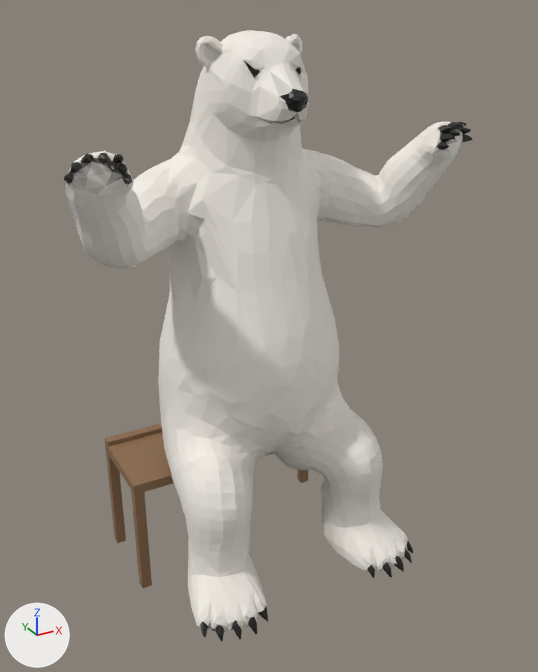
Before and after pictures for a commit that changed the glTF model assets/models/polar-bear/polar-bear-tpose.rig.glb.
Camera for both pictures: a camera (50 mm lens) standing at (-0.601, -1.162, 1.096) and looking at (0.011, -0.048, 0.539). The lights are fixed; the arrows at lower left show +X, +Y and +Z. The picture after the commit comes second. Vertices at exactly the same position are counted once.

Objects in the first picture: 'Polar Bear.001', 'bench'.
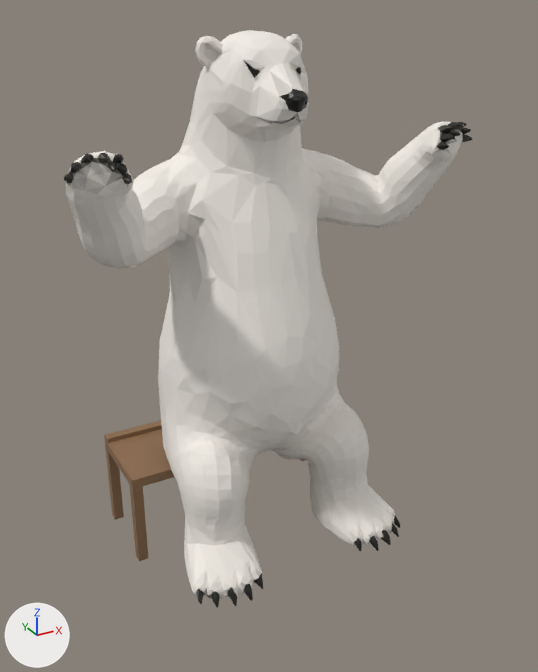
The newer file is also turned or shifted as a whole; pictures and numbers use the older file's frame.

Location of each change, [x1, y1, x2, y2] in pixels of the pictures (538 x 672 px; the box of a moved part takes in the faces that stretch with it):
'Polar Bear.001', reshaped
    before: [64, 30, 472, 641]
    after: [64, 30, 472, 607]
'bench', reshaped (14% shorter)
    before: [104, 423, 308, 588]
    after: [104, 420, 306, 561]
part 1 of me_bench, moved or reshaped
    before: [104, 423, 162, 446]
    after: [104, 420, 162, 443]
part 2 of me_bench, moved or reshaped
    before: [106, 451, 308, 543]
    after: [105, 447, 306, 520]
part 3 of me_bench, moved or reshaped
    before: [105, 432, 273, 495]
    after: [105, 429, 174, 489]
part 4 of me_bench, moved or reshaped
    before: [131, 490, 152, 588]
    after: [130, 486, 148, 561]
part 5 of me_polar_bear, moved or reshaped
    before: [158, 300, 413, 641]
    after: [158, 300, 400, 607]

Edits to the bpy script that builds the scene:
```text
Change me_bench:
    used by ob_bench; location = (0.0, 0.0, 0.0)
    remove me_bench.from_pydata(...)  # 42 vertices, 72 faces; spans x -0.25..0.25, y 0.017..0.2, z 0.0..0.263
    add me_bench.from_pydata(...)  # 42 vertices, 72 faces; spans x -0.25..0.25, y 0.025..0.2, z 0.064..0.271
    me_bench part 1: all 16 vertices in x -0.25..0.25, y 0.18..0.2, z 0.233..0.263 are moved by (0.0, 0.0, 0.008)
    me_bench part 2: all 8 vertices in x -0.25..0.25, y 0.18..0.2, z 0.0 are moved by (0.0, 0.0, 0.064)
    me_bench part 3: all 10 vertices in x -0.25..0.25, y 0.017..0.037, z 0.233..0.253 are moved by (0.0, 0.008, 0.008)
    me_bench part 4: all 8 vertices in x -0.25..0.25, y 0.017..0.037, z 0.0 are moved by (0.0, 0.008, 0.064)
Change me_polar_bear:
    used by ob_polar_bear_001; location = (0.0, 0.0, 0.0)
    remove me_polar_bear.from_pydata(...)  # 2542 vertices, 5066 faces; spans x -0.36..0.36, y -0.29..0.171, z 0.092..1.064
    add me_polar_bear.from_pydata(...)  # 2542 vertices, 5066 faces; spans x -0.36..0.36, y -0.256..0.171, z 0.134..1.064
    me_polar_bear part 5: 1164 of 2542 vertices moved; they spanned x -0.233..0.233, y -0.29..0.171, z 0.092..0.517 and now span x -0.224..0.224, y -0.256..0.171, z 0.134..0.518; mean shift (0.0, 0.026, 0.024); largest move (-0.146, -0.086, 0.135) -> (-0.137, -0.051, 0.18)
```
